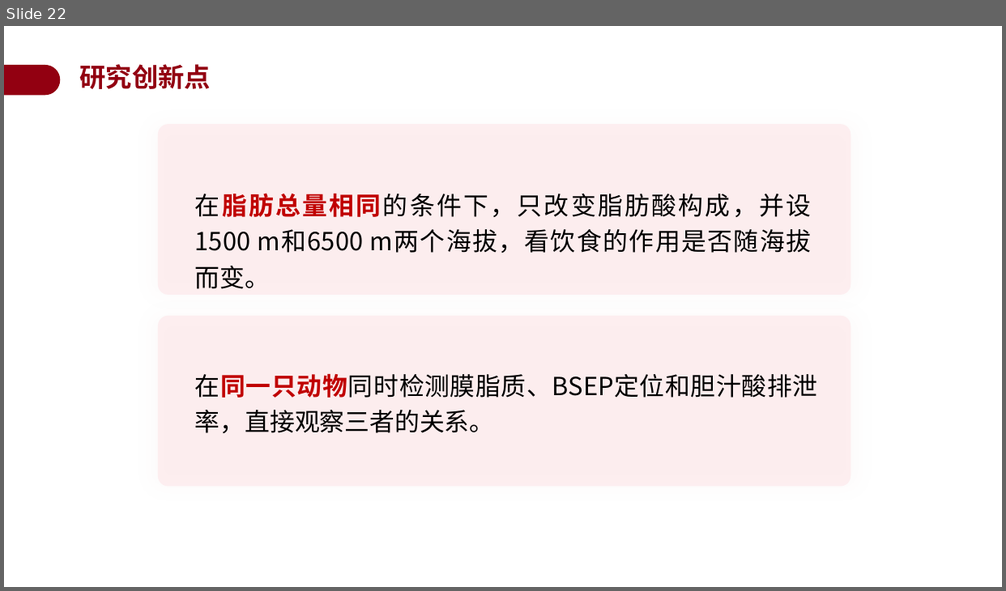
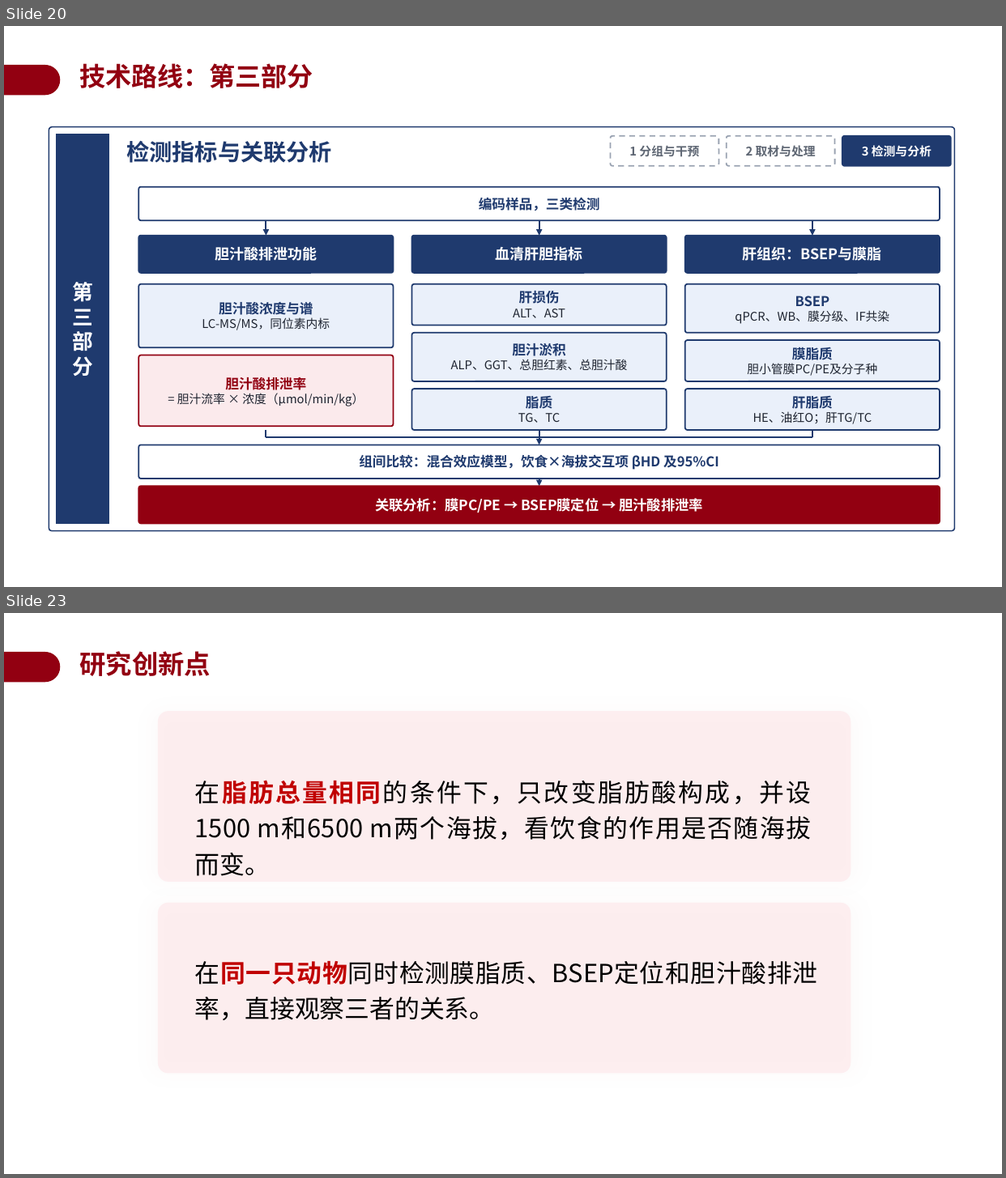
Before and after one commit to a854589274-afk/1, a slide deck: 开题答辩PPT_BSEP高原低压低氧.pptx. Shown one above the other, each under a label of ours: slide 22 before the commit, slides 20 and 23 after it; the slides between them are not shown. The pictures are 1006x591 and 1006x1178 pixels, drawn with LibreOffice and Linux fonts; fonts in the diff are those of the drawing; background and template pictures are left out. Boxes give left, top, right and bottom in pixels: in the first picture for what was removed or moved away, otherwise in the second. Text is boxed around its words. In the diff, an @@ line names an element or a change of style, - is before the commit and + after.

```diff
--- a/开题答辩PPT_BSEP高原低压低氧.pptx
+++ b/开题答辩PPT_BSEP高原低压低氧.pptx
@@ slide 20 added at (x1=4, y1=26, x2=1002, y2=587), background #FFFFFF; not listed: 1 template element that a slide beside it also shows @@
@@ text added at (x1=80, y1=63, x2=313, y2=88), 25 pt, text #920011, bold @@
+技术路线：第三部分
@@ group added at (x1=49, y1=127, x2=955, y2=531): 18 rounded rectangles, 5 arrows, 4 lines, 1 rectangle, 1 text @@
+第
+三
+部
+分
+检测指标与关联分析
+1 分组与干预
+2 取材与处理
+3 检测与分析
+编码样品，三类检测
+胆汁酸排泄功能
+血清肝胆指标
+肝组织：BSEP与膜脂
+胆汁酸浓度与谱
+LC-MS/MS，同位素内标
+胆汁酸排泄率
+= 胆汁流率 × 浓度（μmol/min/kg）
+肝损伤
+ALT、AST
+胆汁淤积
+ALP、GGT、总胆红素、总胆汁酸
+脂质
+TG、TC
+BSEP
+qPCR、WB、膜分级、IF共染
+膜脂质
+胆小管膜PC/PE及分子种
+肝脂质
+HE、油红O；肝TG/TC
+组间比较：混合效应模型，饮食×海拔交互项 βHD 及95%CI
+关联分析：膜PC/PE → BSEP膜定位 → 胆汁酸排泄率
@@ what was slide 22 is now slide 23 @@
```
Also in this commit, not shown: 9 slides changed, 3 other slides added, 2 slides removed.
